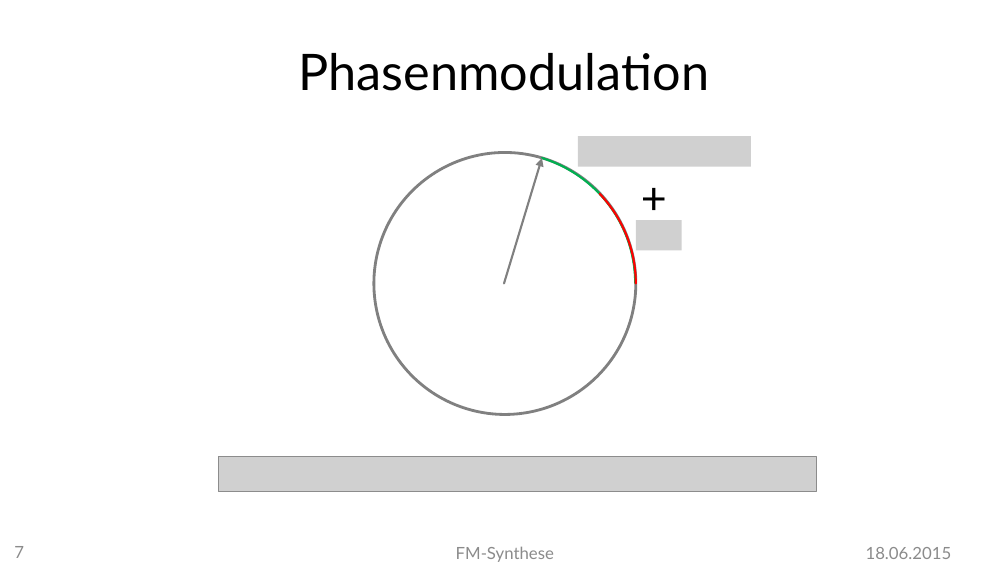
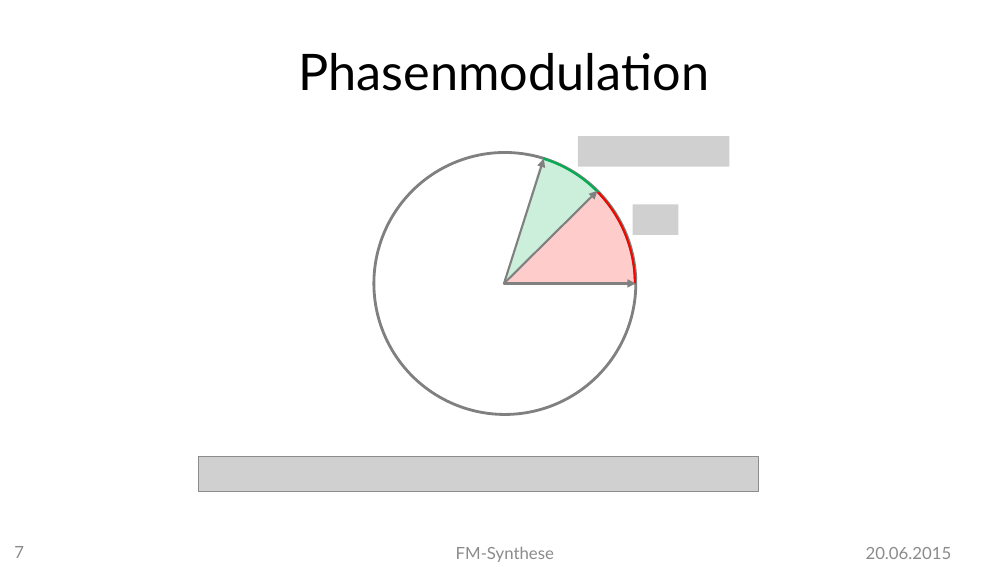
Before and after one commit to MBulli/VSeminar, a slide deck: slide 7 of Praesentation/FMSynthese-Markus.pptx. Drawn at 1008x567 pixels with LibreOffice and Linux fonts; fonts in the diff are those of the drawing; grey boxes stand for pictures; background and template pictures are left out. Boxes give left, top, right and bottom in pixels: in the first picture for what was removed or moved away, otherwise in the second. Text is boxed around its words. In the diff, an @@ line names an element or a change of style, - is before the commit and + after.

```diff
--- a/Praesentation/FMSynthese-Markus.pptx
+++ b/Praesentation/FMSynthese-Markus.pptx
@@ picture: place and size @@
-picture at [578, 136, 751, 166]
+picture at [578, 136, 729, 166]
@@ arc (boxed as its full ellipse) at [373, 152, 635, 414]: proportions changed @@
@@ arc (boxed as its full ellipse): place and size @@
-arc (boxed as its full ellipse) at [369, 152, 635, 414]
+arc (boxed as its full ellipse) at [373, 152, 635, 414]
@@ pie slice (boxed as its full ellipse) added at [373, 152, 635, 414], fill #00B050 at 20% opacity @@
@@ pie slice (boxed as its full ellipse) added at [373, 152, 635, 414], fill #FF0000 at 20% opacity @@
@@ text removed at [631, 164, 677, 229] @@
-+
@@ arrow added from (504, 283) to (598, 191), #808080 1.5 pt @@
@@ picture: place and size @@
-picture at [636, 220, 681, 250]
+picture at [632, 205, 677, 235]
@@ arrow added from (504, 283) to (636, 283), #808080 1.5 pt @@
@@ picture: place and size @@
-picture at [219, 457, 816, 492]
+picture at [199, 457, 758, 492]
@@ text at [866, 547, 952, 559]: text changed @@
-18.06.2015
+20.06.2015
```
Also in this commit, not shown: 18 other slides changed, 18 slides added, 1 slide removed, 7 other files.
